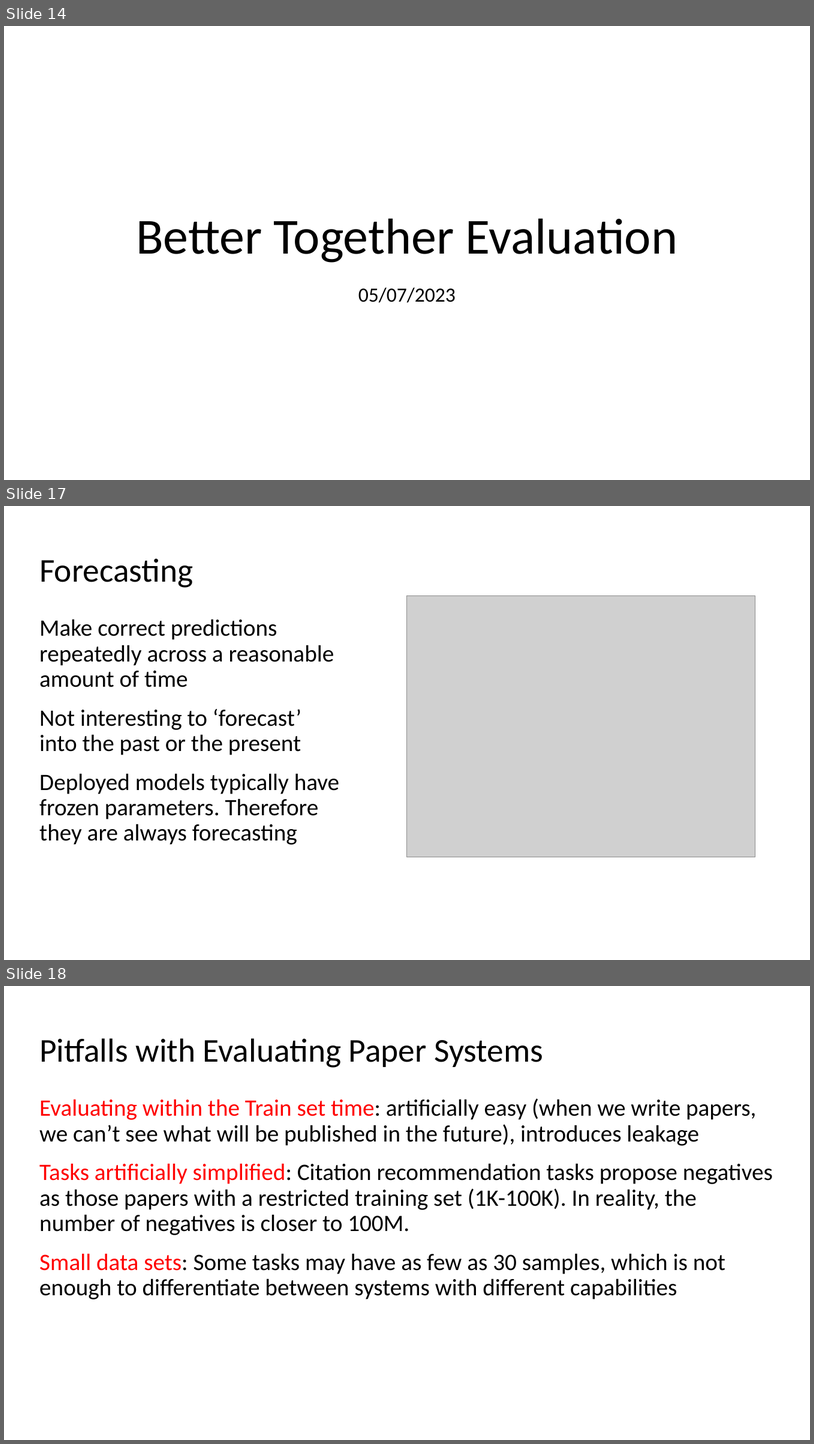
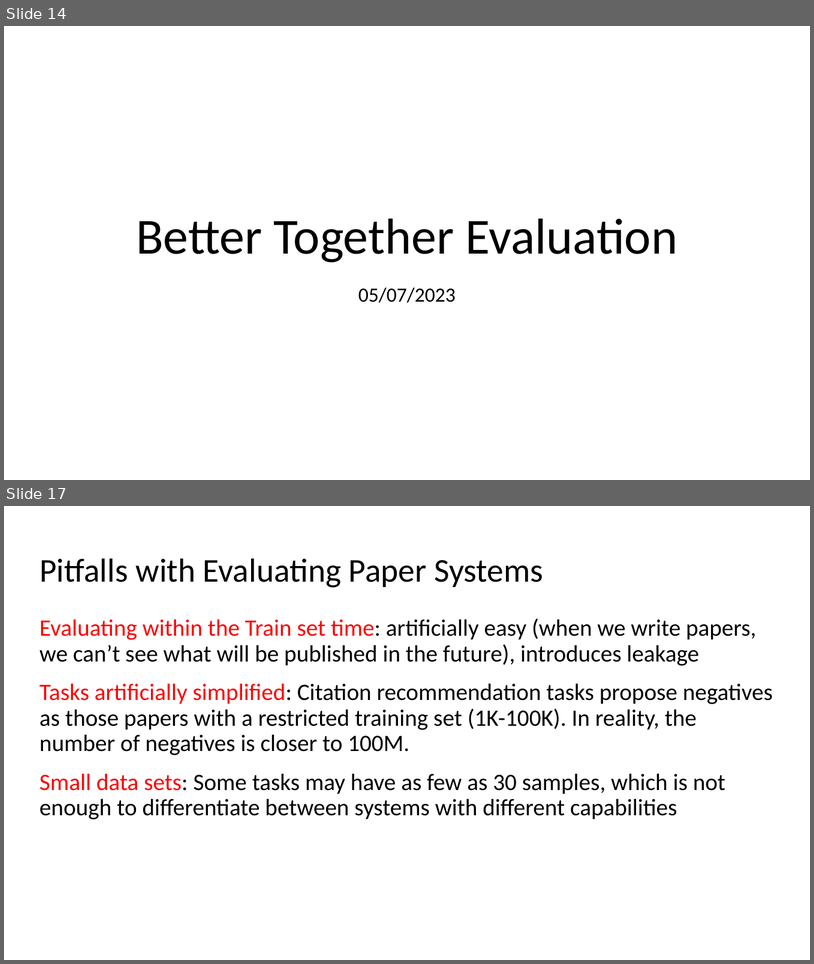
Before and after one commit to kwchurch/JSALT_Better_Together, a slide deck: slides/July5/July5_combined.pptx. Shown one above the other, each under a label of ours: slides 14, 17 and 18 before the commit, slides 14 and 17 after it; the slides between them are not shown. The pictures are 814x1444 and 814x964 pixels, drawn with LibreOffice and Linux fonts; fonts in the diff are those of the drawing; grey boxes stand for pictures. Boxes give left, top, right and bottom in pixels: in the first picture for what was removed or moved away, otherwise in the second. Text is boxed around its words. In the diff, an @@ line names an element or a change of style, - is before the commit and + after.

```diff
--- a/slides/July5/July5_combined.pptx
+++ b/slides/July5/July5_combined.pptx
@@ slide 17 removed at box(4, 506, 810, 960), background #FFFFFF @@
@@ title removed at box(39, 558, 194, 588) @@
-Forecasting
@@ picture removed at box(408, 595, 756, 857) @@
@@ text removed at box(39, 619, 339, 844) @@
-Make correct predictions repeatedly across a reasonable amount of time
-Not interesting to ‘forecast’ into the past or the present
-Deployed models typically have frozen parameters. Therefore they are always forecasting
@@ what was slide 18 is now slide 17 @@
```
Also in this commit, not shown: 3 slides changed, 5 slides added, 3 other slides removed, 1 other file.
